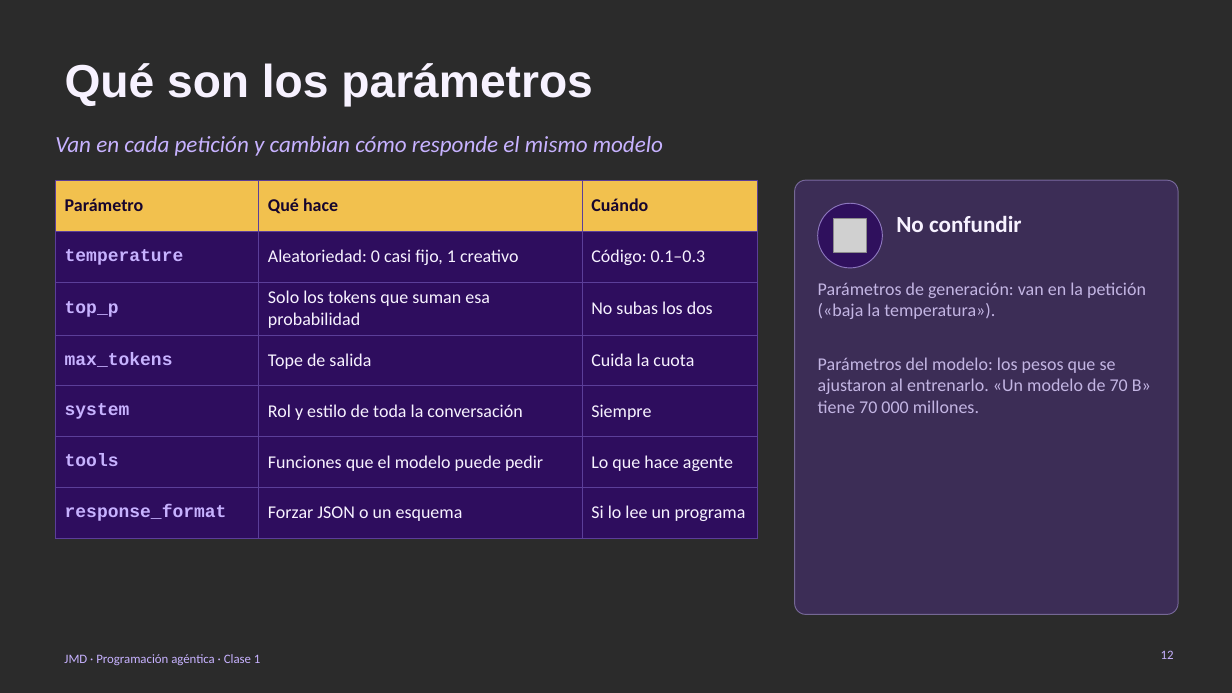
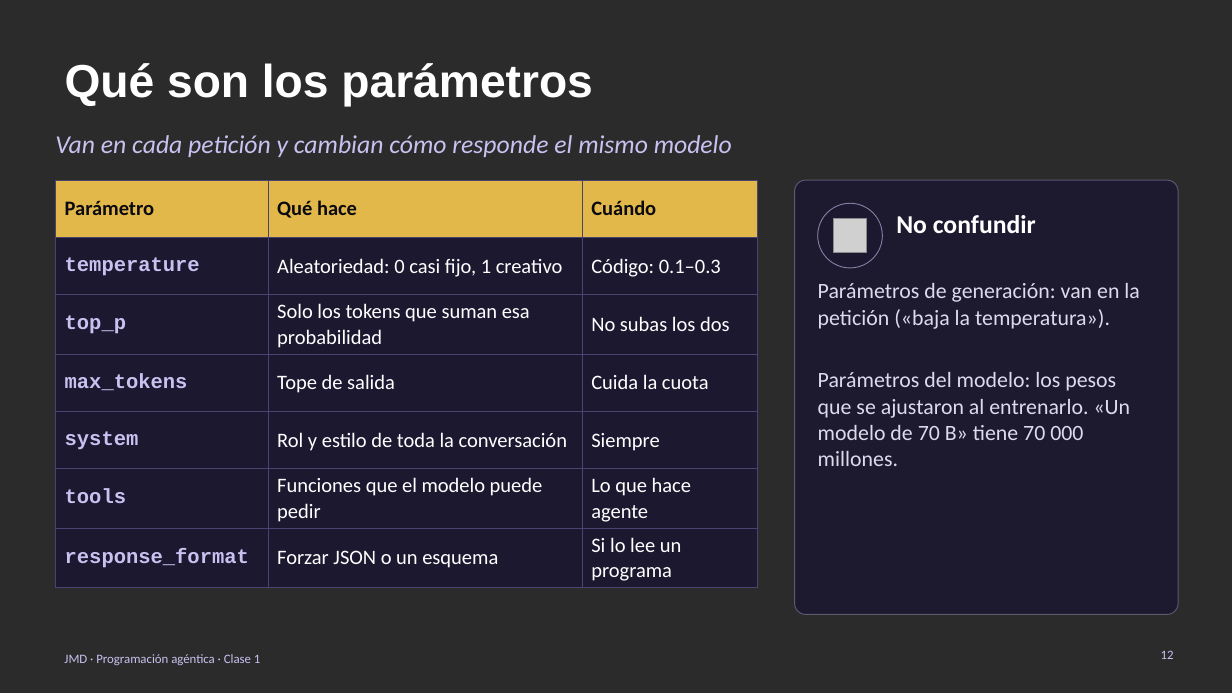
Before and after one commit to davrv93/jmd, a slide deck: slide 12 of lms/content/courses/programacion-agentica/materials/clase-01-diapositivas.pptx. Drawn at 1232x693 pixels with LibreOffice and Linux fonts; fonts in the diff are those of the drawing; grey boxes stand for pictures; background and template pictures are left out; a plain dark background stands for a picture behind light text. Boxes give left, top, right and bottom in pixels: in the first picture for what was removed or moved away, otherwise in the second. Text is boxed around its words. In the diff, an @@ line names an element or a change of style, - is before the commit and + after.

```diff
--- a/lms/content/courses/programacion-agentica/materials/clase-01-diapositivas.pptx
+++ b/lms/content/courses/programacion-agentica/materials/clase-01-diapositivas.pptx
@@ text "Van en cada petición y ..." at bbox=[55, 135, 732, 157]: size 18 to 20 pt, text colour #C7B2FF to #C9C1F0 @@
@@ table at bbox=[55, 180, 758, 585] @@
@@ fill #F2C14E to #E2B84A in row 1 @@
@@ fill #2E0D5E to #1C1830 in 18 cells @@
@@ size 14 to 16 pt @@
@@ text colour #16052E to #0B0A10 in "Parámetro", "Qué hace", "Cuándo" @@
@@ text colour #C7B2FF to #C9C1F0 in "temperature", "top_p", "max_tokens", "system" and 2 more places @@
@@ text colour #F7F2FF to #FFFFFF in "Aleatoriedad: 0 casi fijo, 1 creativo", "Código: 0.1–0.3", "Solo los tokens que suman esa probabilidad", "No subas los dos" and 8 more places @@
@@ borders changed @@
@@ rounded rectangle at bbox=[795, 180, 1178, 615]: fill #6A35C9 at 28% opacity to #1C1830 at 88% opacity; outline #C7B2FF 0.75 pt to #C9C1F0 0.75 pt @@
@@ ellipse at bbox=[818, 203, 883, 268]: fill #2E0D5E at 90% opacity to #1C1830 at 90% opacity; outline #C7B2FF 0.75 pt to #C9C1F0 0.75 pt @@
@@ text "No confundir" at bbox=[896, 215, 1036, 233]: size 18 to 20 pt, text colour #F7F2FF to #FFFFFF @@
@@ text "Parámetros de generación: van en ..." at bbox=[818, 283, 1139, 466]: size 14 to 17 pt, text colour #C3B5E3 to #DEDAEC @@
@@ text "JMD · Programación agéntica · ..." at bbox=[64, 654, 260, 665]: text colour #C7B2FF to #C9C1F0 @@
@@ page number at bbox=[1161, 650, 1174, 659]: text colour #C7B2FF to #C9C1F0 @@
```
Also in this commit, not shown: 18 other slides changed, 26 other files.
